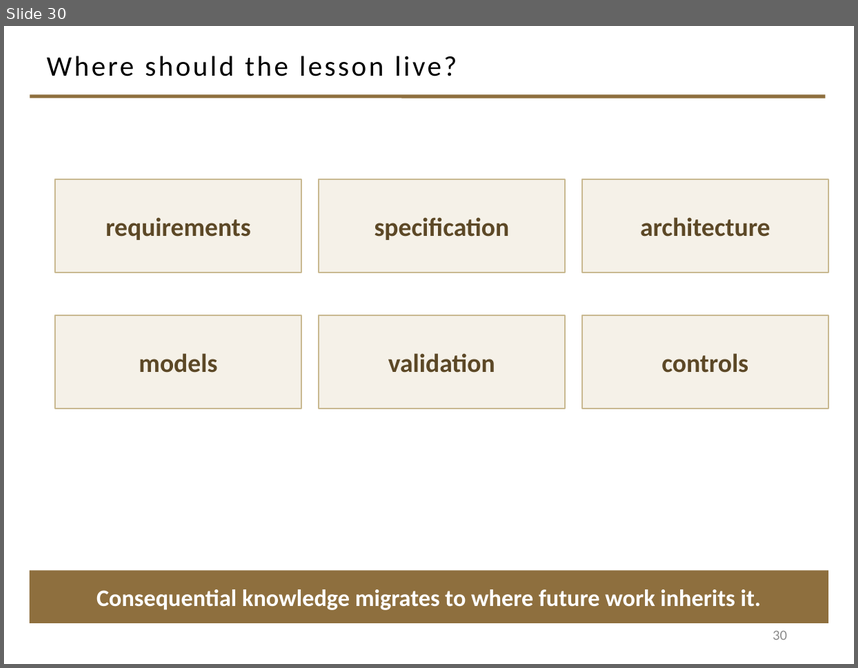
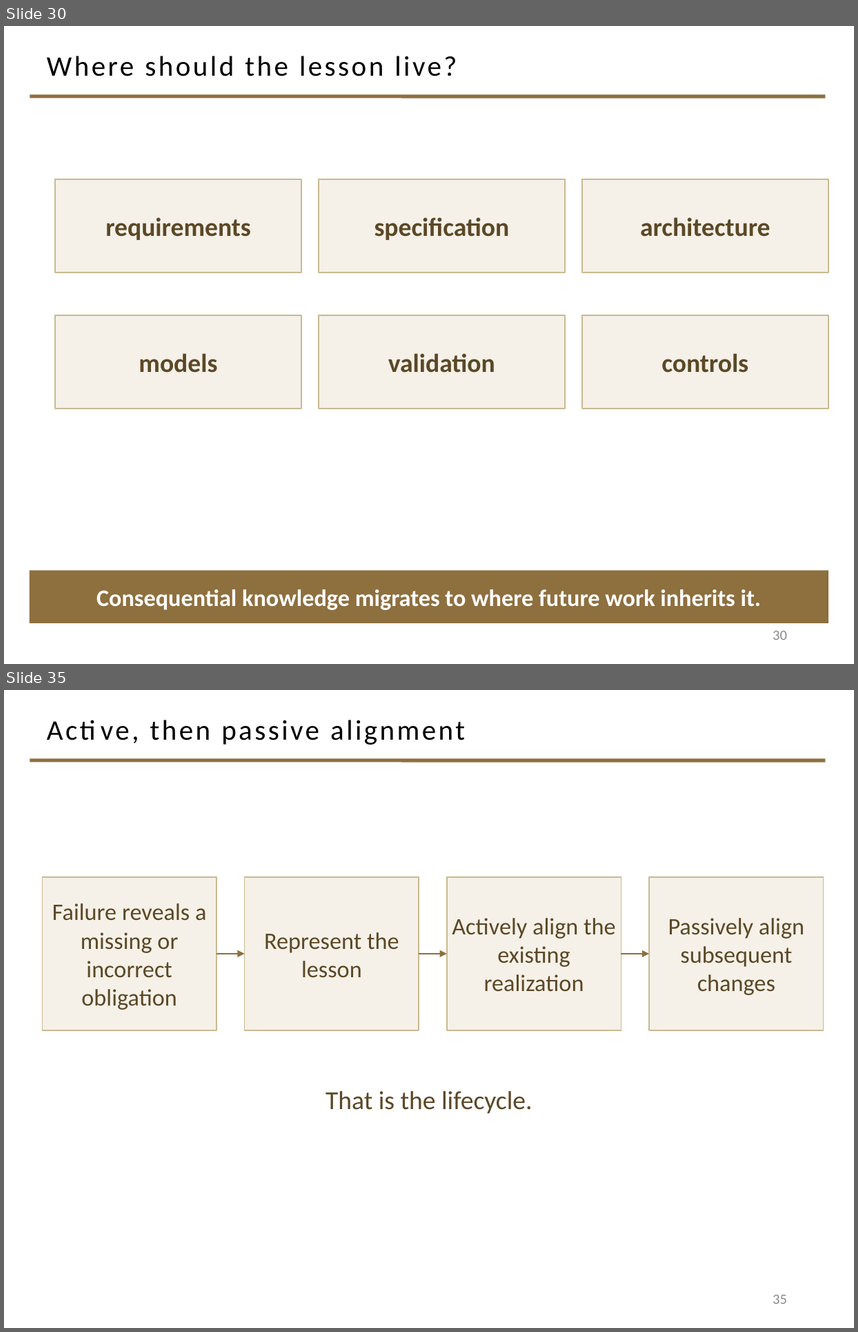
Before and after one commit to davisjam/model-based-agentic-software-engineering, a slide deck: course/lectures/act-2-delegation-and-control/04-failure-aware-engineering/2-4-Failure-Aware-Engineering.pptx. Shown one above the other, each under a label of ours: slide 30 before the commit, slides 30 and 35 after it; the slides between them are not shown. The pictures are 858x668 and 858x1332 pixels, drawn with LibreOffice and Linux fonts; fonts in the diff are those of the drawing; background and template pictures are left out. Boxes give left, top, right and bottom in pixels: in the first picture for what was removed or moved away, otherwise in the second. Text is boxed around its words. In the diff, an @@ line names an element or a change of style, - is before the commit and + after.

Commit message:
deck 2-4: movement 4 — governance conversion climax + modeling-loop closing figure (slides 31-38)

```diff
--- a/course/lectures/act-2-delegation-and-control/04-failure-aware-engineering/2-4-Failure-Aware-Engineering.pptx
+++ b/course/lectures/act-2-delegation-and-control/04-failure-aware-engineering/2-4-Failure-Aware-Engineering.pptx
@@ slide 35 added at (4, 690, 854, 1328), background #FFFFFF; not listed: 1 template element that a slide beside it also shows @@
@@ title added at (150, 720, 465, 745), 24 pt, text #000000 @@
+Active, then passive alignment
@@ rectangle added at (42, 877, 217, 1030), fill #F5F1E8, outline #C9B991 1 pt, 20 pt, text #5C4826 @@
+Failure reveals a missing or incorrect obligation
@@ rectangle added at (245, 877, 419, 1030), fill #F5F1E8, outline #C9B991 1 pt, 20 pt, text #5C4826 @@
+Represent the lesson
@@ rectangle added at (447, 877, 621, 1030), fill #F5F1E8, outline #C9B991 1 pt, 20 pt, text #5C4826 @@
+Actively align the existing realization
@@ rectangle added at (649, 877, 824, 1030), fill #F5F1E8, outline #C9B991 1 pt, 20 pt, text #5C4826 @@
+Passively align subsequent changes
@@ arrow added from (217, 954) to (245, 954), #8E6F3E 1.5 pt @@
@@ arrow added from (419, 954) to (447, 954), #8E6F3E 1.5 pt @@
@@ arrow added from (621, 954) to (649, 954), #8E6F3E 1.5 pt @@
@@ text added at (326, 1091, 532, 1113), 22 pt, text #5C4826 @@
+That is the lifecycle.
@@ page number added at (773, 1294, 787, 1303), 12 pt, text #8C8C8C @@
+35
```
Also in this commit, not shown: 7 other slides added.
